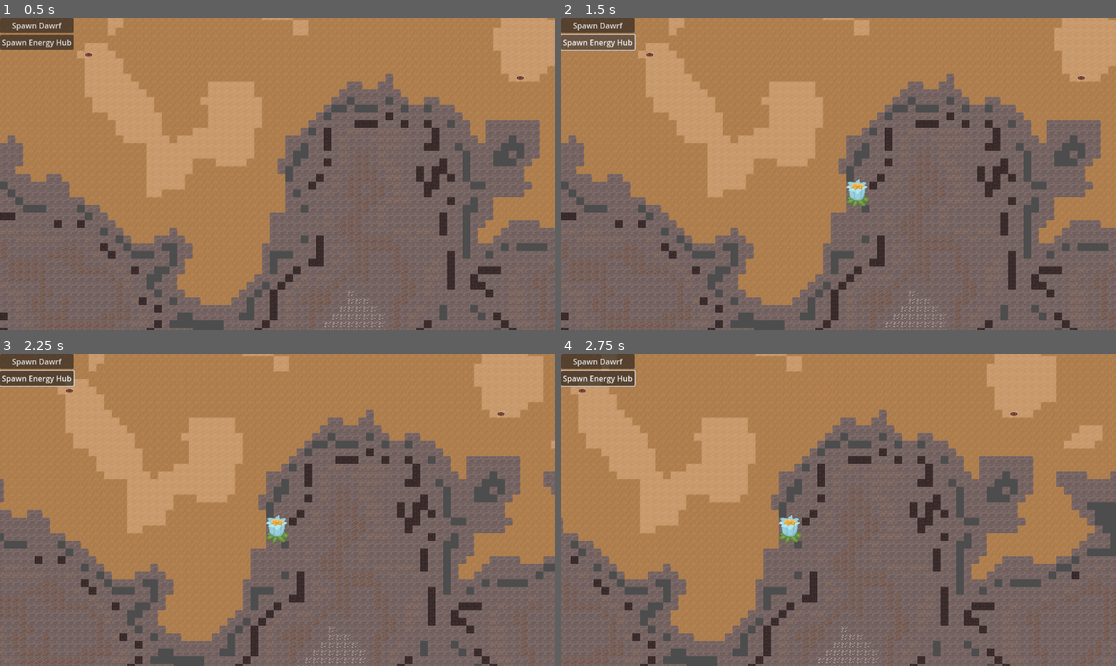
Above: before the commit, frames 1-4 (two rows, left to right).
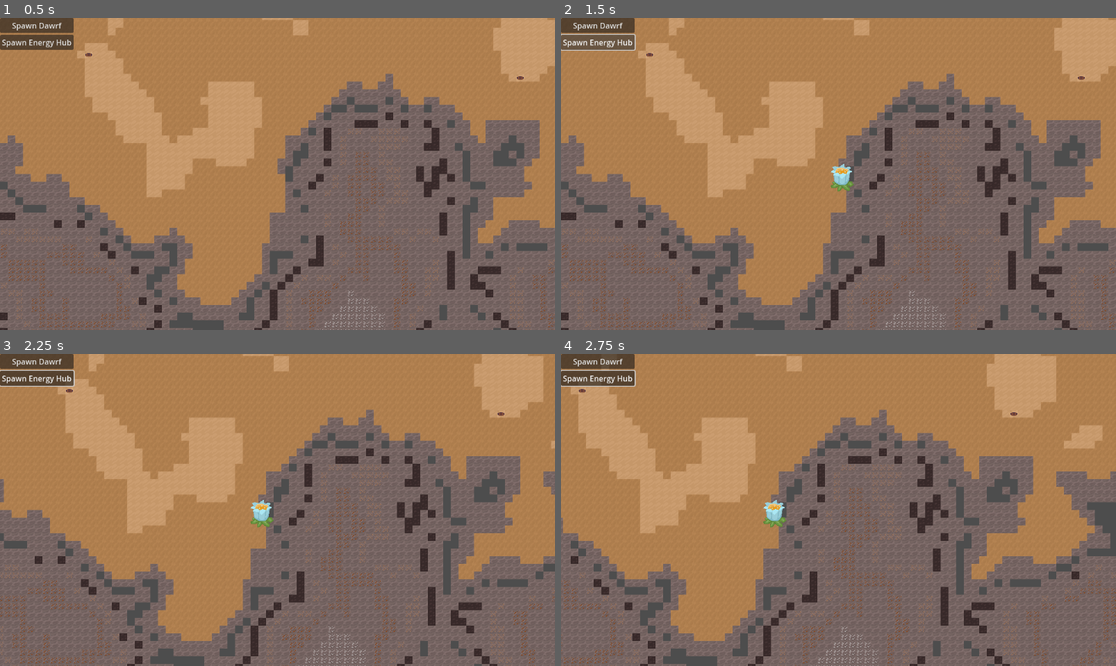
Above: after the commit, the same moments.

Repository: themoonforge/evergrove
Game: Godot game, scene res://world.tscn
Two runs of this game, one before a commit and one after it. Both use one fixed random seed, a clock stepped at 60 frames per second and the inputs below.
Inputs (mouse positions are in pixels of both pictures, inside the frame that each line leads up to):
- Up to frame 1 (0.5 s): no input
- Up to frame 2 (1.5 s): click "Spawn Dawrf" at 0.5 s; click "Spawn Energy Hub" at 1.25 s
- Up to frame 3 (2.25 s): tap Enter at 2 s; move the mouse to (399, 494) at 2.02 s; hold Right (ui_right) from 2.03 s (still down); tap Q at 2.1 s; click (399, 494) at 2.17 s
- Up to frame 4 (2.75 s): keep holding Right (ui_right)

Frame 1 is identical in both runs. In frame 2, 0.5% of the frame differs, in the area x 48-56%, y 46-61%; in frame 3, 0.5%; in frame 4, 0.5%.

Commit message:
Add animation poc

Diff:
--- a/evergrove/dwarf/Dwarf.tscn
+++ b/evergrove/dwarf/Dwarf.tscn
@@ -1,12 +1,80 @@
-[gd_scene load_steps=3 format=3 uid="uid://b5heo41rpqdo0"]
+[gd_scene load_steps=12 format=3 uid="uid://b5heo41rpqdo0"]
 
 [ext_resource type="Script" path="res://dwarf/dwarf.gd" id="1_c3sis"]
 [ext_resource type="Texture2D" uid="uid://d1jiavfxbpic1" path="res://dwarf/dwarf.png" id="2_7ed72"]
+[ext_resource type="Texture2D" uid="uid://c3qug34soco3i" path="res://dwarf/back_0.png" id="3_5rjk2"]
+[ext_resource type="Texture2D" uid="uid://boei8s4qktt6w" path="res://dwarf/back_1.png" id="4_4wrki"]
+[ext_resource type="Texture2D" uid="uid://dfvoiyf1hxiwt" path="res://dwarf/front_0.png" id="5_jsqe2"]
+[ext_resource type="Texture2D" uid="uid://bnmbfb0f5uip8" path="res://dwarf/front_1.png" id="6_7lq7b"]
+[ext_resource type="Texture2D" uid="uid://by0gpmxu2jh1i" path="res://dwarf/left_0.png" id="7_525k3"]
+[ext_resource type="Texture2D" uid="uid://cr2plkw5xnbi3" path="res://dwarf/left_1.png" id="8_0vncw"]
+[ext_resource type="Texture2D" uid="uid://bibahjkkw2ys6" path="res://dwarf/right_0.png" id="9_5vjde"]
+[ext_resource type="Texture2D" uid="uid://srptwyredqai" path="res://dwarf/right_1.png" id="10_fsbmi"]
+
+[sub_resource type="SpriteFrames" id="SpriteFrames_rwkfb"]
+animations = [{
+"frames": [{
+"duration": 1.0,
+"texture": ExtResource("2_7ed72")
+}],
+"loop": true,
+"name": &"default",
+"speed": 5.0
+}, {
+"frames": [{
+"duration": 1.0,
+"texture": ExtResource("3_5rjk2")
+}, {
+"duration": 1.0,
+"texture": ExtResource("4_4wrki")
+}],
+"loop": true,
+"name": &"walk_back",
+"speed": 5.0
+}, {
+"frames": [{
+"duration": 1.0,
+"texture": ExtResource("5_jsqe2")
+}, {
+"duration": 1.0,
+"texture": ExtResource("6_7lq7b")
+}],
+"loop": true,
+"name": &"walk_front",
+"speed": 5.0
+}, {
+"frames": [{
+"duration": 1.0,
+"texture": ExtResource("7_525k3")
+}, {
+"duration": 1.0,
+"texture": ExtResource("8_0vncw")
+}],
+"loop": true,
+"name": &"walk_left",
+"speed": 5.0
+}, {
+"frames": [{
+"duration": 1.0,
+"texture": ExtResource("9_5vjde")
+}, {
+"duration": 1.0,
+"texture": ExtResource("10_fsbmi")
+}],
+"loop": true,
+"name": &"walk_right",
+"speed": 5.0
+}]
 
 [node name="Dwarf" type="Node2D"]
 texture_filter = 1
 script = ExtResource("1_c3sis")
 
 [node name="Sprite2D" type="Sprite2D" parent="."]
+visible = false
 position = Vector2(0, -8)
 texture = ExtResource("2_7ed72")
+
+[node name="AnimatedSprite2D" type="AnimatedSprite2D" parent="."]
+position = Vector2(0, -9)
+sprite_frames = SubResource("SpriteFrames_rwkfb")
--- a/evergrove/dwarf/dwarf.gd
+++ b/evergrove/dwarf/dwarf.gd
@@ -1,14 +1,16 @@
 extends Node2D
-
-var speed = 10
 
 var current_dungeon_layer
 
-# Called when the node enters the scene tree for the first time.
+enum WalkingDirection {
+	FRONT,
+	BACK,
+	LEFT,
+	RIGHT
+}
+
 func _ready():
-	pass # Replace with function body.
-
-
-# Called every frame. 'delta' is the elapsed time since the previous frame.
-func _process(delta):
-	pass
+	# TODO retrieve walking direction and call play on animated sprite
+	# this is just an example how to call animations
+	var animated_sprite = self.get_child(1)
+	animated_sprite.play("walk_front")
--- a/evergrove/world.tscn
+++ b/evergrove/world.tscn
@@ -11,7 +11,6 @@
 
 [node name="GUI" type="CanvasLayer" parent="."]
 script = ExtResource("2_n34sk")
-spawn_position = Vector2i(2, 2)
 
 [node name="VFlowContainer" type="VFlowContainer" parent="GUI"]
 offset_right = 153.0
Binary file added: evergrove/dwarf/back_0.png
Not shown, added: evergrove/dwarf/back_0.png.import
Binary file added: evergrove/dwarf/back_1.png
Not shown, added: evergrove/dwarf/back_1.png.import
Binary file added: evergrove/dwarf/front_0.png
Not shown, added: evergrove/dwarf/front_0.png.import
Binary file added: evergrove/dwarf/front_1.png
Not shown, added: evergrove/dwarf/front_1.png.import
Binary file added: evergrove/dwarf/left_0.png
Not shown, added: evergrove/dwarf/left_0.png.import
Binary file added: evergrove/dwarf/left_1.png
Not shown, added: evergrove/dwarf/left_1.png.import
(and 5 more such lines)
